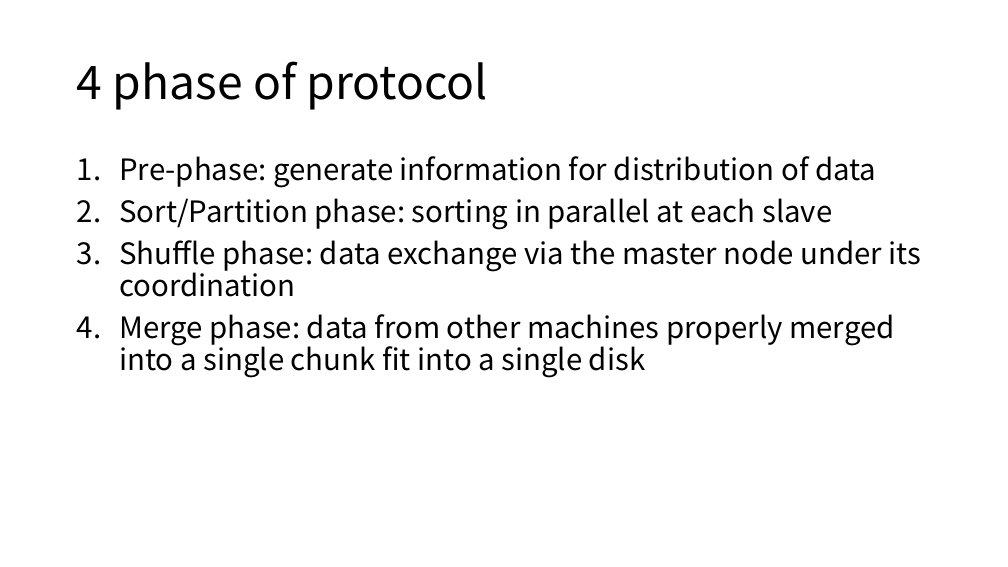
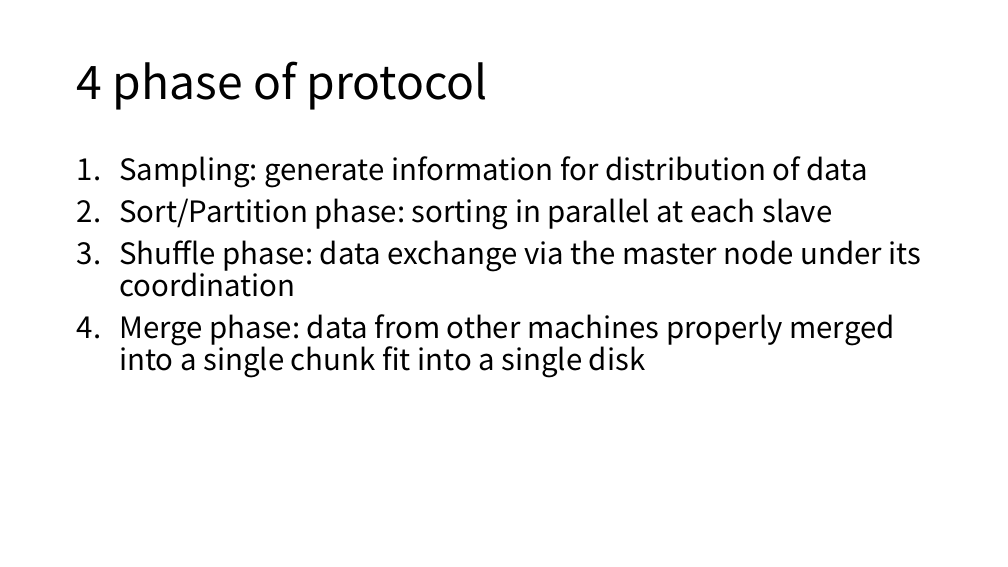
Before and after one commit to GNUp/cs434-doc, a slide deck: slide 8 of project2.pptx. Drawn at 1008x567 pixels with LibreOffice and Linux fonts; fonts in the diff are those of the drawing. Boxes give left, top, right and bottom in pixels: in the first picture for what was removed or moved away, otherwise in the second. Text is boxed around its words. In the diff, an @@ line names an element or a change of style, - is before the commit and + after.

```diff
--- a/project2.pptx
+++ b/project2.pptx
@@ text at (119, 156, 867, 188): text changed @@
-1. Pre-phase: generate information for distribution of data
+1. Sampling: generate information for distribution of data
```
Also in this commit, not shown: 1 other slide changed, 3 slides added, 1 slide removed.
